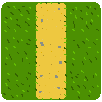
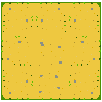
Layers edited between the first and the second 102×102 image:
painted on "1-1" over [1, 2, 35, 36]
painted on "1-2" over [34, 3, 68, 35]
painted on "1-3" over [67, 2, 101, 36]
painted on "2-1" over [1, 34, 37, 69]
painted on "2-2" over [34, 34, 68, 69]
painted on "2-3" over [67, 34, 101, 69]
painted on "3-1" over [1, 66, 36, 100]
painted on "3-2" over [34, 67, 68, 99]
painted on "3-3" over [67, 66, 101, 100]
